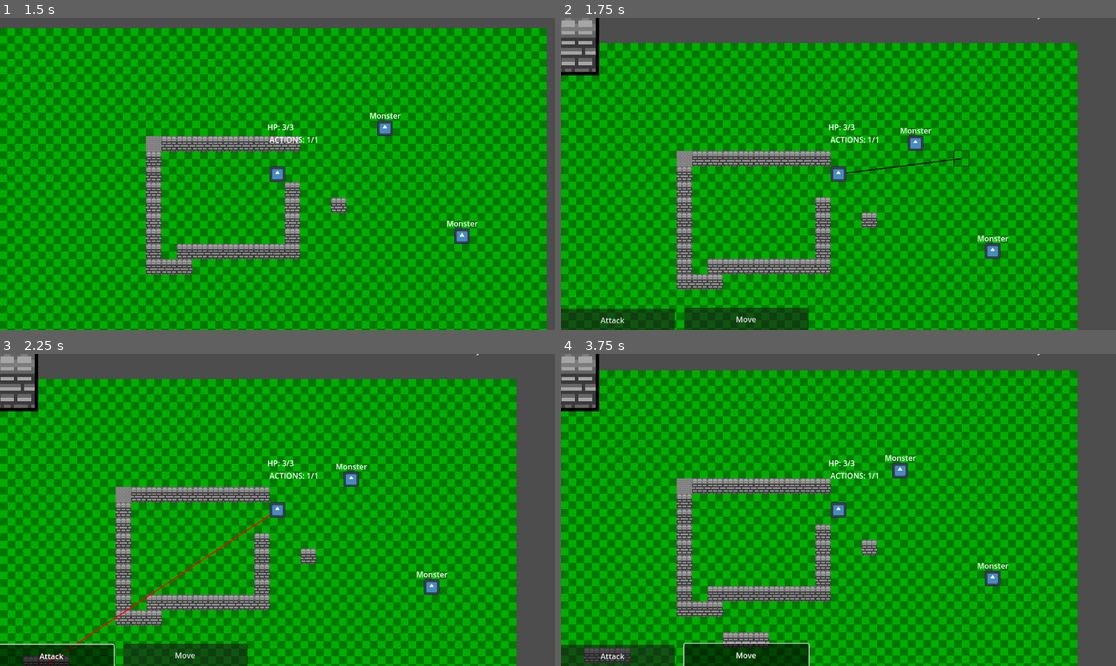
Above: before the commit, frames 1-4 (two rows, left to right).
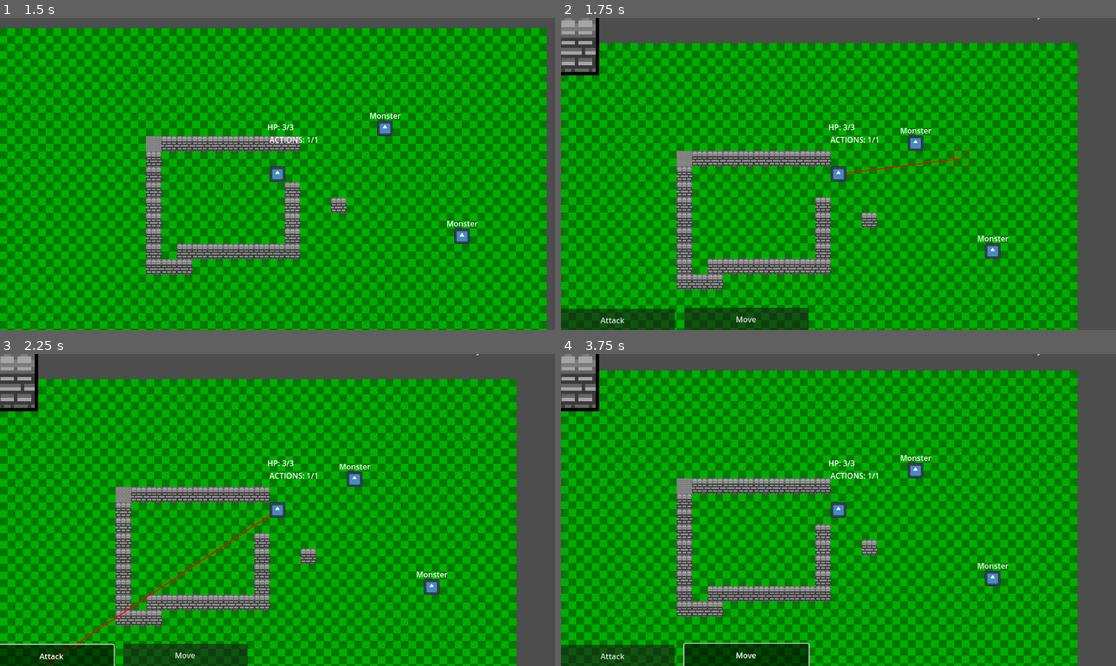
Above: after the commit, the same moments.

Repository: BurntToaster-Pirate15/Project-Prometheus
Game: Godot game, scene res://scenes/main_menu.tscn
The game is run twice, just before and just after one commit, with the same random seed, the same clock (stepped at 60 frames per second) and the same inputs. The engine's default icon, where the game draws it, is replaced by a stand-in: a white triangle on a blue panel in a dark square.
Inputs (mouse positions are in pixels of both pictures, inside the frame that each line leads up to):
- Up to frame 1 (1.5 s): click "Play New Game" at 0.5 s; tap Enter at 1.25 s; move the mouse to (399, 158) at 1.27 s; hold D (right) from 1.28 s (still down); hold Shift (Dash) from 1.28 s (still down); click (399, 158) at 1.42 s
- Up to frame 2 (1.75 s): keep holding D (right); keep holding Shift (Dash)
- Up to frame 3 (2.25 s): release D (right) at 2 s; release Shift (Dash) at 2 s; click "Attack" at 2 s
- Up to frame 4 (3.75 s): click "Move" at 2.75 s; tap Space at 3.5 s; move the mouse to (727, 525) at 3.52 s; hold S (down) from 3.53 s (still down); tap Shift (Dash) at 3.6 s; click (727, 525) at 3.67 s

Frame 1 is identical in both runs. In frame 2, 0.1% of the frame differs, in the area x 51-74%, y 42-50%; in frame 3, 0.4%; in frame 4, 1.2%, in the area x 4-67%, y 32-100%.

Commit message:
Attack range implemented
Character can only attack within the range (player property)

Diff:
--- a/scripts/player.gd
+++ b/scripts/player.gd
@@ -19,6 +19,7 @@
 var is_my_turn: bool = false
 
 var combat_mode: COMBAT_MODE
+var attack_range:= 128
 
 var dash_direction: Vector2
 var move_direction: Vector2 = Vector2.ZERO
@@ -76,11 +77,8 @@
 		mouse_pos = grid.map_to_local(mouse_pos)
 		mouse_pos = to_local(mouse_pos)
 
-		var radius: int = 500
-
-		if mouse_pos.length() > radius:
+		if mouse_pos.length() > attack_range:
 			color = Color(255, 0, 0)
-
 
 
 		draw_rect(Rect2(mouse_pos.x-16, mouse_pos.y-16, 32, 32), color, false)
@@ -91,15 +89,19 @@
 	if event is InputEventMouseButton:
 		# BUG: check if mouse event is conusmed by button!
 		if event.is_pressed() and event.button_index == MOUSE_BUTTON_LEFT:
-			if is_my_turn and actions != 0 and combat_mode == COMBAT_MODE.ATTACK:
+			if is_my_turn and actions > 0 and combat_mode == COMBAT_MODE.ATTACK:
 				var mouse_pos := get_global_mouse_position()
 				var location_to_place := grid.local_to_map(grid.to_local(mouse_pos))
 
-				# test to do multiple walls:
-				for i in range(-1, 2):
-					place_block(Vector2(location_to_place.x + i, location_to_place.y), blocks["wall"])
-				actions -= 1
-				turn_finished.emit()
+				# position + attack_vector = mouse_pos
+				var attack_vector: Vector2 = mouse_pos-position
+				if (attack_vector.length()<attack_range):
+					for i in range(-1, 2):
+						place_block(Vector2(location_to_place.x + i, location_to_place.y), blocks["wall"])
+					actions -= 1
+					turn_finished.emit()
+				else:
+					print("Attempted to attack outside of attack range")
 
 
 
